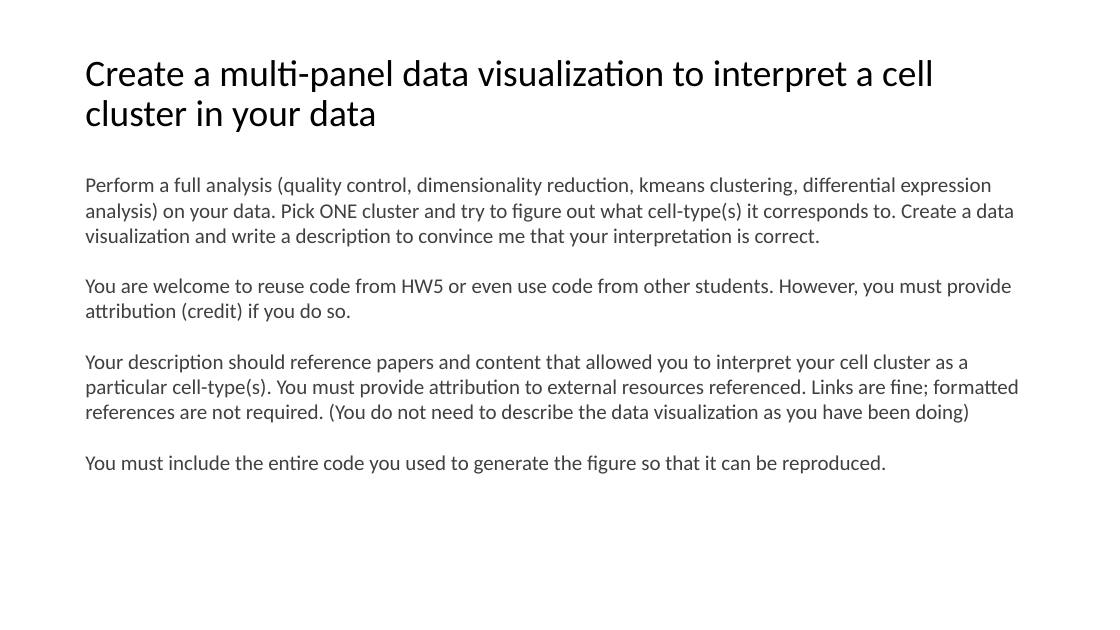
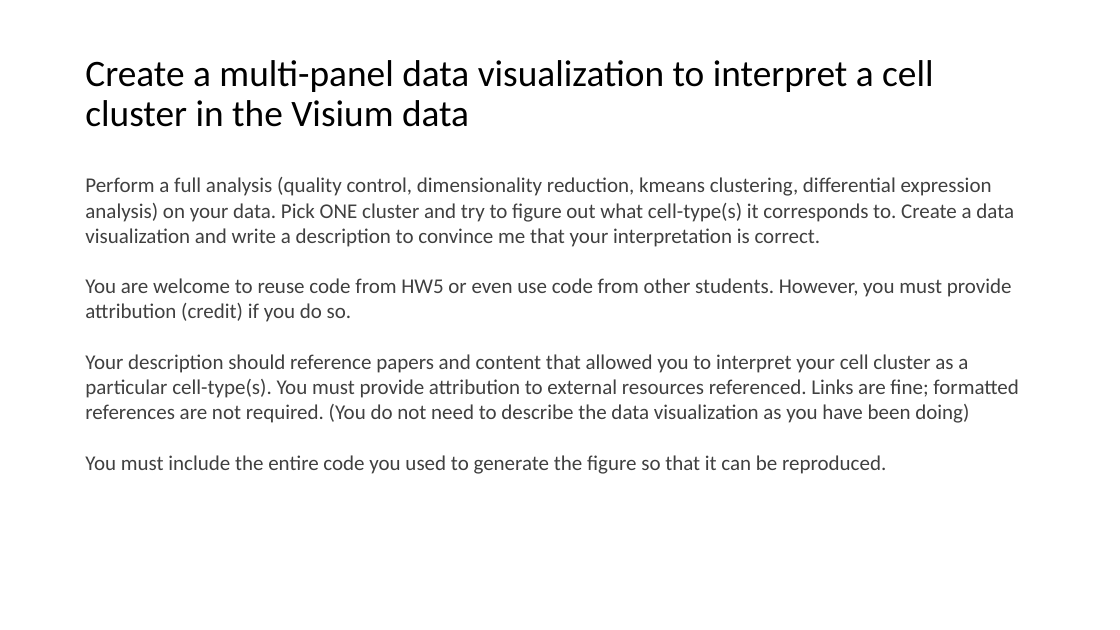
Before and after one commit to JEFworks-Lab/genomic-data-visualization-2023, a slide deck: slide 2 of resources/hw/genomic-data-visualization-HW_6.pptx. Drawn at 1120x630 pixels with LibreOffice and Linux fonts; fonts in the diff are those of the drawing. Boxes give left, top, right and bottom in pixels: in the first picture for what was removed or moved away, otherwise in the second. Text is boxed around its words. In the diff, an @@ line names an element or a change of style, - is before the commit and + after.

Commit message:
clarify

```diff
--- a/resources/hw/genomic-data-visualization-HW_6.pptx
+++ b/resources/hw/genomic-data-visualization-HW_6.pptx
@@ title at [85,60,933,127]: text changed @@
-Create a multi-panel data visualization to interpret a cell cluster in your data
+Create a multi-panel data visualization to interpret a cell cluster in the Visium data
```
